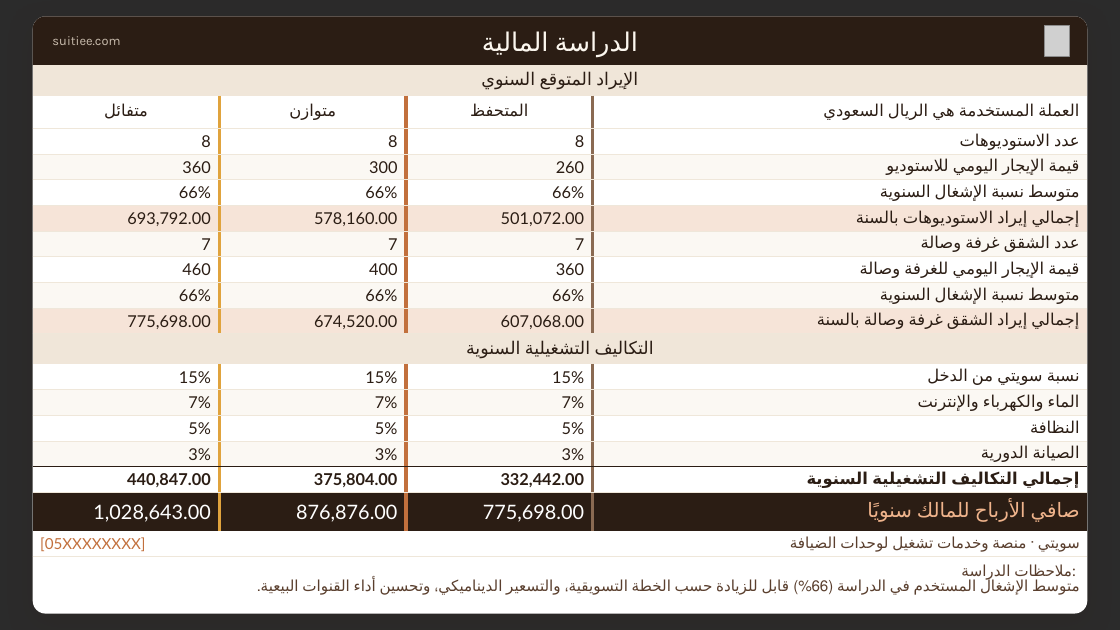
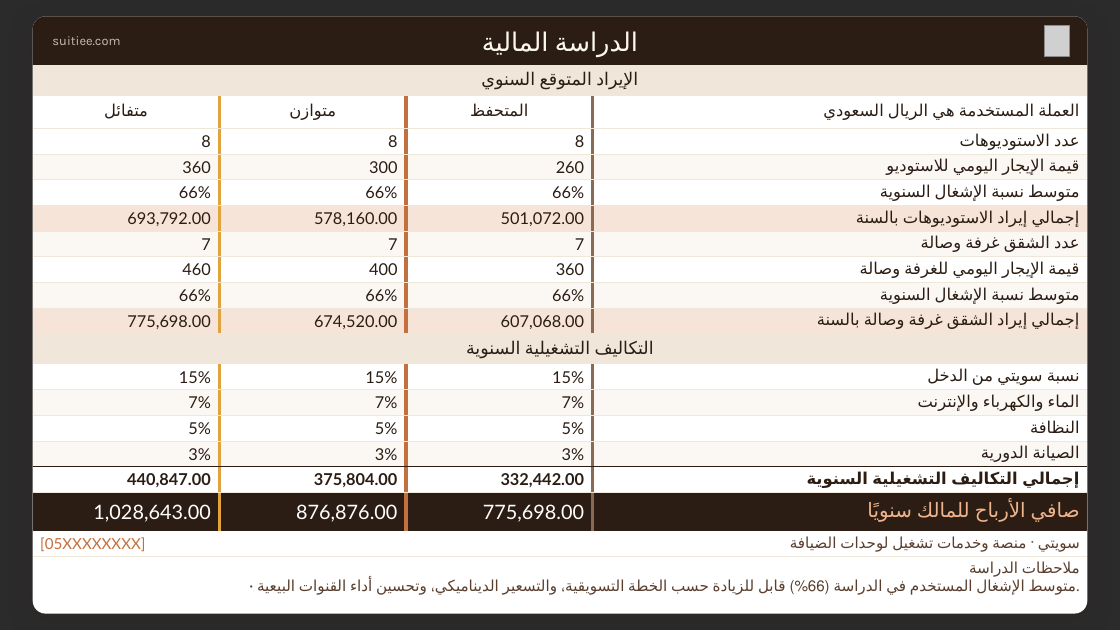
Before and after one commit to Khalidalaqeel1/Claude-Marketing, a slide deck: slide 6 of suitiee/proposal-template/suitiee-proposal.pptx. Drawn at 1120x630 pixels with LibreOffice and Linux fonts; fonts in the diff are those of the drawing; grey boxes stand for pictures; background and template pictures are left out; a plain dark background stands for a picture behind light text. Boxes give left, top, right and bottom in pixels: in the first picture for what was removed or moved away, otherwise in the second. Text is boxed around its words. In the diff, an @@ line names an element or a change of style, - is before the commit and + after.

```diff
--- a/suitiee/proposal-template/suitiee-proposal.pptx
+++ b/suitiee/proposal-template/suitiee-proposal.pptx
@@ table at <box>33,66,1087,599</box> @@
-row 19, column 1: ملاحظات الدراسة: / متوسط الإشغال المستخدم في الدراسة (66%) قابل للزيادة حسب الخطة التسويقية، والتسعير الديناميكي، وتحسين أداء القنوات البيعية.
+row 19, column 1: ملاحظات الدراسة / · متوسط الإشغال المستخدم في الدراسة (66%) قابل للزيادة حسب الخطة التسويقية، والتسعير الديناميكي، وتحسين أداء القنوات البيعية.
```
Also in this commit, not shown: 1 other slide changed, 8 other files.
